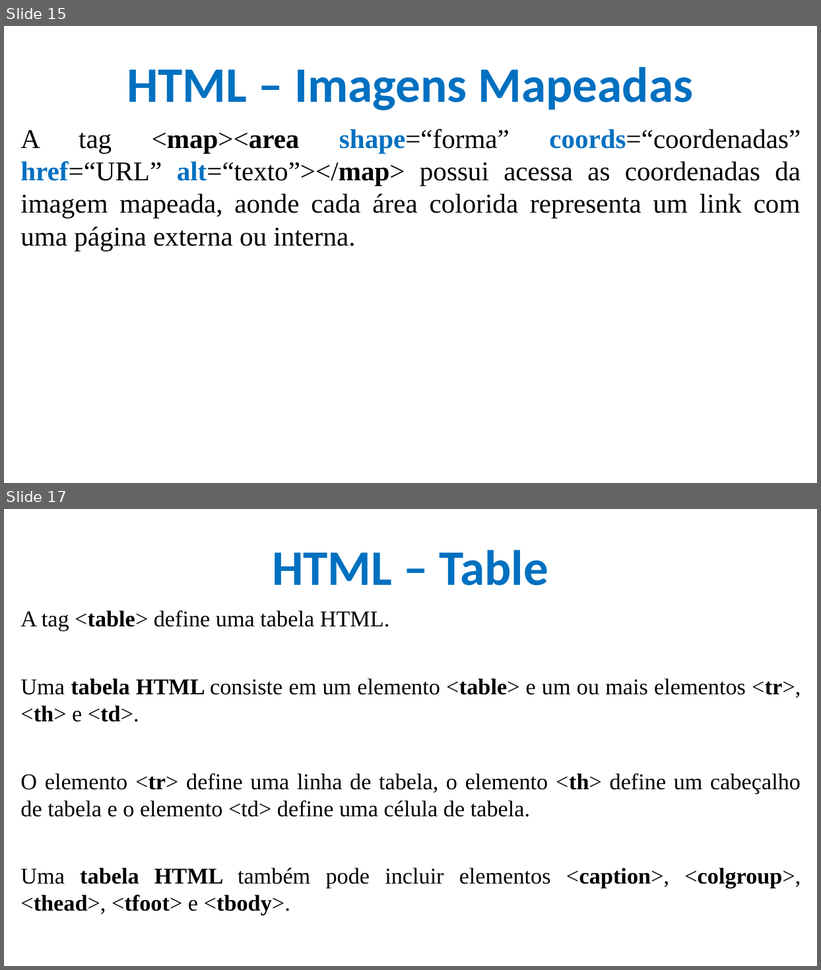
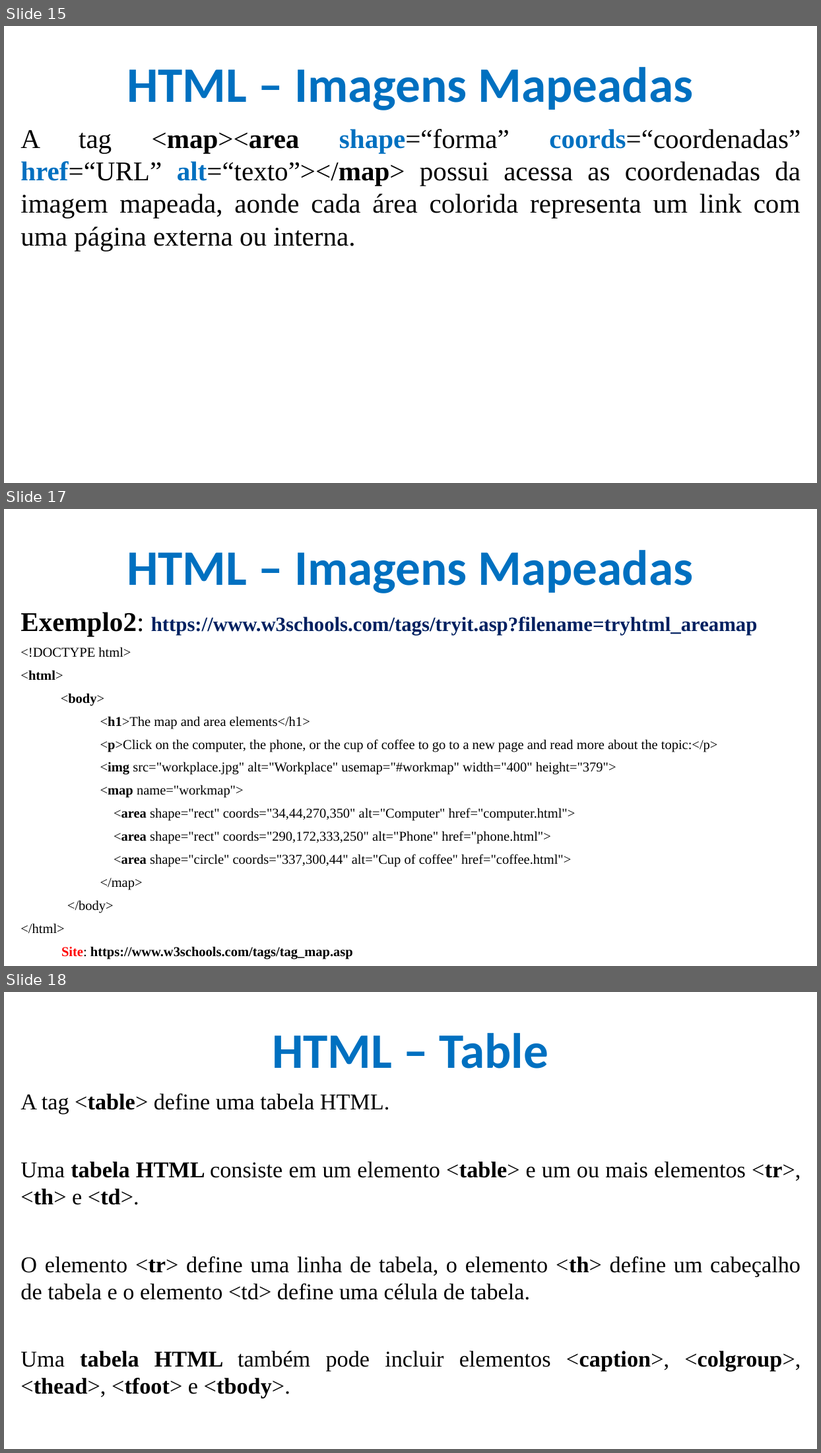
Before and after one commit to CloudEducationBrazil/WydenDesenvolvimentoWebPHP, a slide deck: 01 Classes/Aula 04 Desenvolvimento Web - HTML.pptx. Shown one above the other, each under a label of ours: slides 15 and 17 before the commit, slides 15, 17 and 18 after it; the slides between them are not shown. The pictures are 821x970 and 821x1453 pixels, drawn with LibreOffice and Linux fonts; fonts in the diff are those of the drawing; background and template pictures are left out. Boxes give left, top, right and bottom in pixels: in the first picture for what was removed or moved away, otherwise in the second. Text is boxed around its words. In the diff, an @@ line names an element or a change of style, - is before the commit and + after.

```diff
--- a/01 Classes/Aula 04 Desenvolvimento Web - HTML.pptx
+++ b/01 Classes/Aula 04 Desenvolvimento Web - HTML.pptx
@@ slide 17 added at box(4, 509, 817, 966), background picture (left out) @@
@@ title added at box(127, 550, 693, 593), 44 pt, text #0070C0, bold @@
+HTML – Imagens Mapeadas
@@ text added at box(20, 612, 758, 960), 12 pt, text #000000 @@
+Exemplo2: https://www.w3schools.com/tags/tryit.asp?filename=tryhtml_areamap
+<!DOCTYPE html>
+<html>
+  <body>
+    <h1>The map and area elements</h1>
+    <p>Click on the computer, the phone, or the cup of coffee to go to a new page and read more about the topic:</p>
+    <img src="workplace.jpg" alt="Workplace" usemap="#workmap" width="400" height="379">
+    <map name="workmap">
+    <area shape="rect" coords="34,44,270,350" alt="Computer" href="computer.html">
+    <area shape="rect" coords="290,172,333,250" alt="Phone" href="phone.html">
+    <area shape="circle" coords="337,300,44" alt="Cup of coffee" href="coffee.html">
+    </map>
+  </body>
+</html>
+Site: https://www.w3schools.com/tags/tag_map.asp
@@ what was slide 17 is now slide 18 @@
```
Also in this commit, not shown: 4 slides changed, 1 other slide added, 1 other file.
